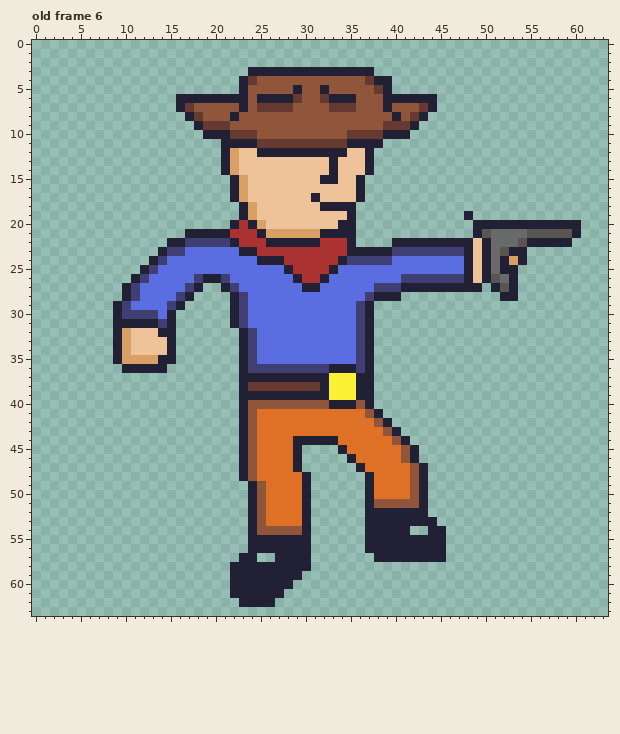
Pixel-art file: assets/character.ase. Above, as it was before the edit.
64x64 pixels, 6 frames. Shown: old frame 6. The commit also changed other frames, which this record leaves out.
The same view after the edit:
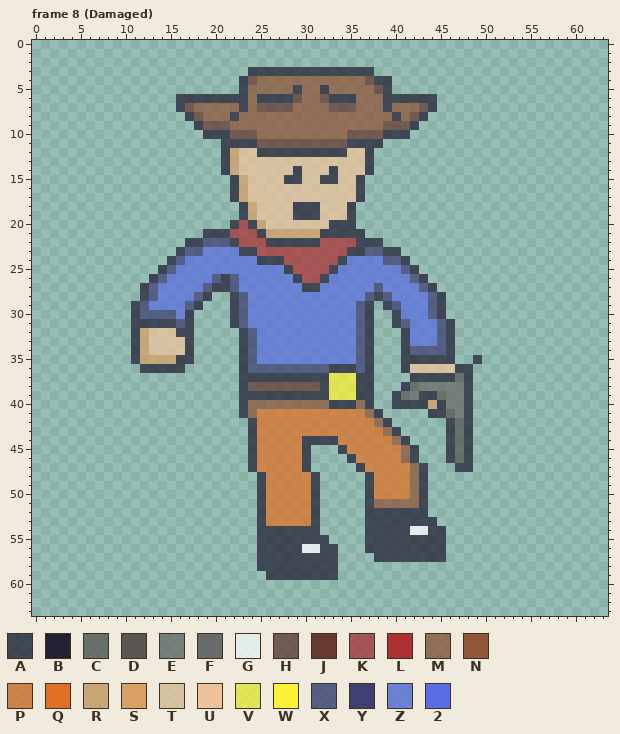
Palette (. is transparent): A #222034bd  B #222034  C #595652bd  D #595652  E #696a6abd  F #696a6a  G #ffffffbd  H #663931bd  J #663931  K #ac3232bd  L #ac3232  M #8f563bbd  N #8f563b  P #df7126bd  Q #df7126  R #d9a066bd  S #d9a066  T #eec39abd  U #eec39a  V #fbf236bd  W #fbf236  X #3f3f74bd  Y #3f3f74  Z #5b6ee1bd  2 #5b6ee1
A new or re-ordered frame is compared with the old frame closest to it.
The author wrote: Added animation when damaged
The edit:
frames 6 -> 10
Changed rows in their new state; - is an unchanged pixel.
Frame 8 (Damaged) is new; against old frame 6:
first column x 9:
 3 ---------------AAAAAAAAAAAAAA-----------------------
 4 --------------AHMMMMMMMMMMMMHAA---------------------
 5 --------------AMMMMMAMMAMMMMMHA---------------------
 6 -------AAAAAAAAMAAAAHMMHAAAMMMAAAAAA----------------
 7 -------AHMMMMMAMHHHHMMMMHHHMMMAMMMHA----------------
 8 --------AHMMMAMMMMMMMMMMMMMMMMMAMHA-----------------
 9 ---------AHHHMMMMMMMMMMMMMMMMMHHHA------------------
10 ----------AAAHHHMMMMMMMMMMHHHHAAA-------------------
11 ------------AAAAHHHHHHHHHHAAAA----------------------
12 ------------ARTTAAAAAAAAAATTA-----------------------
13 ------------ARTTTTTTTTTTTTTTA-----------------------
14 ------------ARTTTTTTATTTATTTA-----------------------
15 -------------ARTTTTAATTAATTA------------------------
16 -------------ARTTTTTTTTTTTTA------------------------
17 -------------ARTTTTTTTTTTTTA------------------------
18 --------------ARTTTTAAATTTA-------------------------
19 --------------ARTTTTAAATTTA------------.------------
20 -------------AKARTTTTTTTAAA-------------............
21 --------..AAAKKKARRRRRRAAAAA------------............
22 ------..AAXXXAKKKAAAAAAKKKKAAA-....................-
23 -----..AXXZZZZAAKKKKKKKKKKAAXXAA..............------
24 ----..AXZZZZZZZZAAAKKKKKKAZZZZXXA.............------
25 ---..AXZZZZZZZZZZZZAKKKKAZZZZZZZXA...........-------
26 --..AXZZZZZXAXZZZZZZAKKAZZZZZZZZZXA..........-------
27 -..AXZZZZZXAAXZZZZZZZAAZZZZZZXZZZZXA.....-...-------
28 -..AXZZZZXA--AXZZZZZZZZZZZZZXAXZZZZXA------..-------
29 ..AXZZZZXA---AXZZZZZZZZZZZZXA-AXZZZXA---------------
30 ..AXXXXZA----AXZZZZZZZZZZZZXA--AZZZXA---------------
31 ..AAAAAXA----AXZZZZZZZZZZZZXA--AXZZZXA--------------
32 ..ARTTTAA-----AXZZZZZZZZZZZXA---AZZZXA--------------
33 ..ARTTTTA-----AXZZZZZZZZZZZXA---AZZZXA--------------
34 ..ARTTTTA-----AXZZZZZZZZZZZXA---AXXXXA--------------
35 ..ARRRRAA-----AXZZZZZZZZZZZXA---AAAAAA--A-----------
36 -..AAAAA------AXXXXXXXXXAAAXA---ATTTTTAA------------
37 --------------AAAAAAAAAAVVVAA----AAAAACA------------
38 --------------AHHHHHHHHAVVVAA---ACEEEEEA------------
39 --------------AAAAAAAAAAVVVAA--ACEAACEEA------------
40 --------------AMMMMMMMMMAAAMA--AAAARAEEA------------
41 --------------AMPPPPPPPPPPPPMA-----AACEA------------
42 --------------.APPPPPPPPPPPPPMA------ACA------------
43 --------------.APPPPPPPPPPPPPPMA-----ACA------------
44 --------------.APPPPPAAAAPPPPPPMA----ACA------------
45 --------------.APPPPPA---APPPPPPMA---ACA------------
46 --------------.APPPPPA----APPPPPMA---ACA------------
47 --------------.APPPPPA-----APPPPPMA---AA------------
48 --------------..APPPPPA-----APPPPMA-----------------
49 ---------------.APPPPPA-----APPPPMA-----------------
50 ---------------.APPPPPA-----APPPPMA-----------------
51 ---------------.APPPPPA-----AMMMMMA-----------------
52 ---------------.APPPPPA-----AAAAAAA-----------------
53 ---------------.APPPPPA-----AAAAAAAA----------------
54 ---------------.AAAAAAA-----AAAAAGGAA---------------
55 ---------------.AAAAAAAA----AAAAAAAAA---------------
56 ---------------.AAAAAGGAA---AAAAAAAAA---------------
57 --------------..AAAAAAAAA----AAAAAAAA---------------
58 -------------...AAAAAAAAA---------------------------
59 -------------....AAAAAAAA---------------------------
60 -------------.......--------------------------------
61 -------------......---------------------------------
62 --------------....----------------------------------
